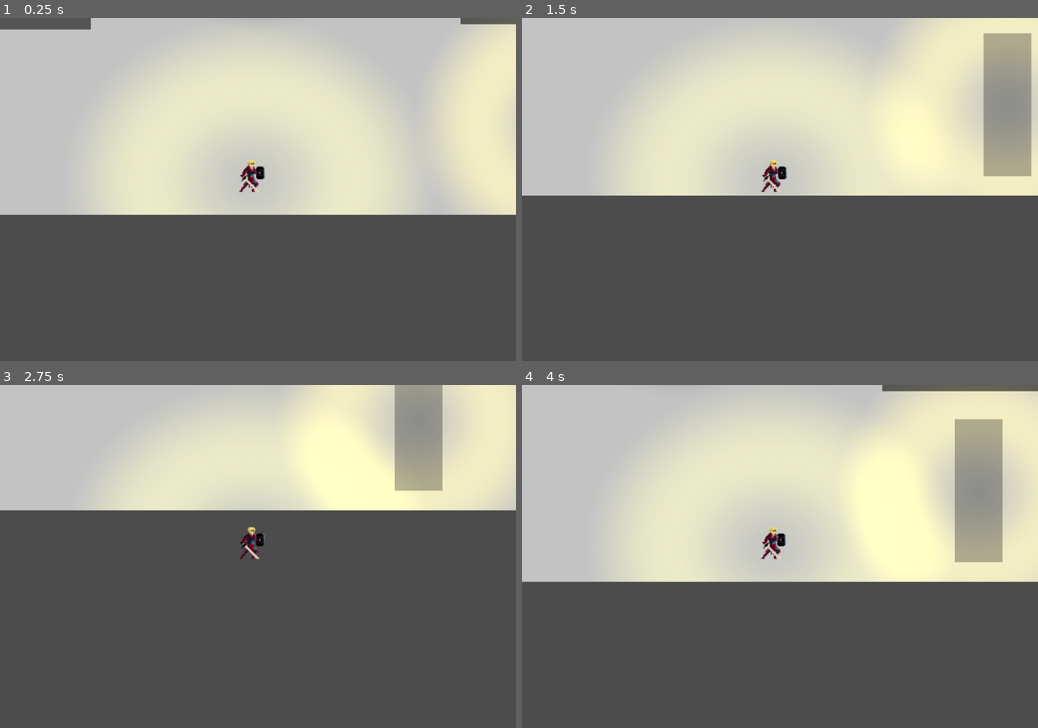
Above: before the commit, frames 1-4 (two rows, left to right).
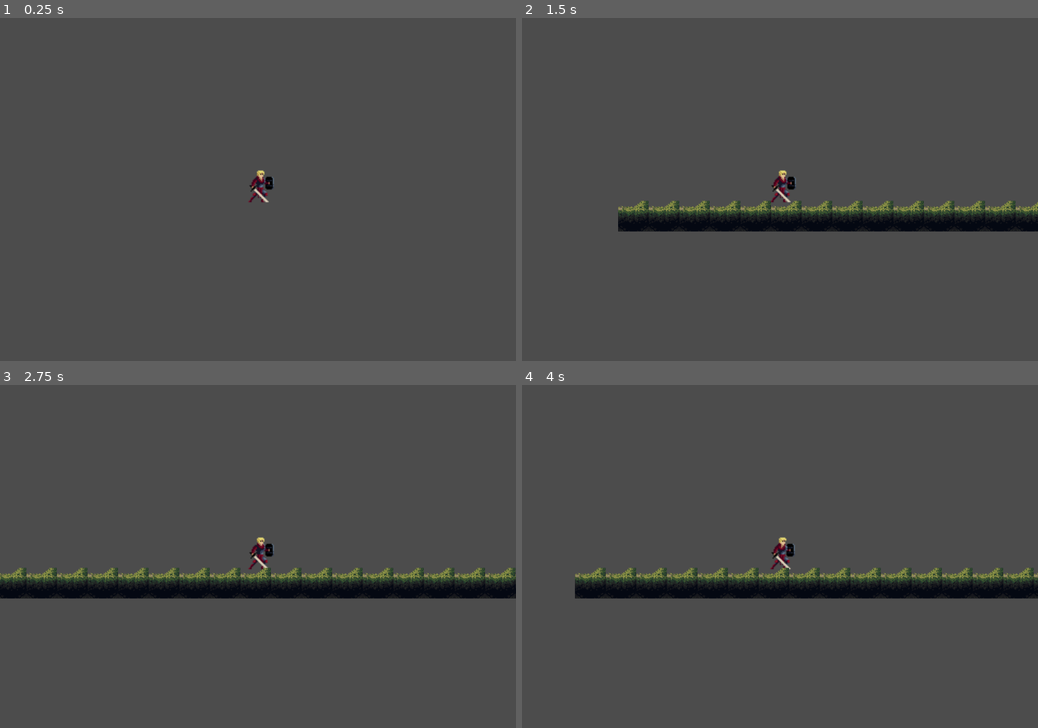
Above: after the commit, the same moments.

Repository: EmersonGGS/Fate-The-Broken-Thread-GameOffJam2021
Game: Godot game, scene res://Levels/LevelTemplate.tscn
The game is run twice, just before and just after one commit, with the same random seed, the same clock (stepped at 60 frames per second) and the same inputs. Before the commit the project starts from res://Scenes/PrototypeRoom.tscn.
Inputs:
- Up to frame 1 (0.25 s): no input
- Up to frame 2 (1.5 s): hold Right (right) 0.53-1.28 s; hold Down (down) from 1.28 s (still down)
- Up to frame 3 (2.75 s): release Down (down) at 2.03 s; hold Right (right) from 2.03 s (still down)
- Up to frame 4 (4 s): release Right (right) at 2.78 s; hold W (up) 2.78-3.53 s; hold A (left) from 3.53 s (still down)

The runs differ from the first frame. In frame 1, 57% of the frame differs, in the area x 0-100%, y 0-58%; in frame 2, 58%; in frame 3, 45%; in frame 4, 61%, in the area x 0-100%, y 0-63%.

Commit message:
Added a floor with collision

Diff:
--- /dev/null
+++ b/Levels/LevelTemplate.tscn
@@ -0,0 +1,67 @@
+[gd_scene load_steps=5 format=2]
+
+[ext_resource path="res://Assets/tilemap/SET1_Mainlev_build.png" type="Texture" id=1]
+[ext_resource path="res://Scenes/KnightPlayer.tscn" type="PackedScene" id=2]
+
+[sub_resource type="ConvexPolygonShape2D" id=1]
+points = PoolVector2Array( 0, 0, 64, 0, 64, 64, 0, 64 )
+
+[sub_resource type="TileSet" id=2]
+0/name = "SET1_Mainlev_build.png 0"
+0/texture = ExtResource( 1 )
+0/tex_offset = Vector2( 0, 0 )
+0/modulate = Color( 1, 1, 1, 1 )
+0/region = Rect2( 320, 192, 64, 64 )
+0/tile_mode = 0
+0/occluder_offset = Vector2( 0, 0 )
+0/navigation_offset = Vector2( 0, 0 )
+0/shape_offset = Vector2( 0, 0 )
+0/shape_transform = Transform2D( 1, 0, 0, 1, 0, 0 )
+0/shape = SubResource( 1 )
+0/shape_one_way = false
+0/shape_one_way_margin = 1.0
+0/shapes = [ {
+"autotile_coord": Vector2( 0, 0 ),
+"one_way": false,
+"one_way_margin": 1.0,
+"shape": SubResource( 1 ),
+"shape_transform": Transform2D( 1, 0, 0, 1, 0, 0 )
+} ]
+0/z_index = 0
+1/name = "SET1_Mainlev_build.png 1"
+1/texture = ExtResource( 1 )
+1/tex_offset = Vector2( 0, 0 )
+1/modulate = Color( 1, 1, 1, 1 )
+1/region = Rect2( 128, 0, 32, 32 )
+1/tile_mode = 1
+1/autotile/bitmask_mode = 0
+1/autotile/bitmask_flags = [  ]
+1/autotile/icon_coordinate = Vector2( 0, 0 )
+1/autotile/tile_size = Vector2( 32, 32 )
+1/autotile/spacing = 0
+1/autotile/occluder_map = [  ]
+1/autotile/navpoly_map = [  ]
+1/autotile/priority_map = [  ]
+1/autotile/z_index_map = [  ]
+1/occluder_offset = Vector2( 0, 0 )
+1/navigation_offset = Vector2( 0, 0 )
+1/shape_offset = Vector2( 0, 0 )
+1/shape_transform = Transform2D( 1, 0, 0, 1, 0, 0 )
+1/shape_one_way = false
+1/shape_one_way_margin = 0.0
+1/shapes = [  ]
+1/z_index = 0
+
+[node name="LevelTemplate" type="Node2D"]
+
+[node name="Player" parent="." instance=ExtResource( 2 )]
+position = Vector2( -94.6769, -959.861 )
+
+[node name="TileMap" type="TileMap" parent="."]
+tile_set = SubResource( 2 )
+show_collision = true
+compatibility_mode = true
+centered_textures = true
+cell_clip_uv = true
+format = 1
+tile_data = PoolIntArray( 720896, 0, 0, 720897, 0, 0, 720898, 0, 0, 720899, 0, 0, 720900, 0, 0, 720901, 0, 0, 720902, 0, 0, 720903, 0, 0, 720904, 0, 0, 720905, 0, 0, 720906, 0, 0, 720907, 0, 0, 720908, 0, 0, 720909, 0, 0, 720910, 0, 0, 720911, 0, 0, 720912, 0, 0, 720913, 0, 0, 720914, 0, 0, 720915, 0, 0 )
--- a/Scenes/KnightPlayer.tscn
+++ b/Scenes/KnightPlayer.tscn
@@ -1,11 +1,13 @@
-[gd_scene load_steps=5 format=2]
+[gd_scene load_steps=6 format=2]
 
 [ext_resource path="res://Scripts/PlayerMovement.gd" type="Script" id=1]
 [ext_resource path="res://Assets/Player/knight_idle_spritesheet.png" type="Texture" id=2]
 [ext_resource path="res://Assets/Player/LanternLightTexture.png" type="Texture" id=3]
 
-[sub_resource type="Animation" id=1]
-resource_name = "Idle"
+[sub_resource type="RectangleShape2D" id=1]
+extents = Vector2( 23.9357, 30.6204 )
+
+[sub_resource type="Animation" id=2]
 length = 1.4
 loop = true
 tracks/0/type = "value"
@@ -21,20 +23,23 @@
 "values": [ 0, 1, 2, 3, 4, 5, 6, 7, 8, 9, 10, 11, 12, 13 ]
 }
 
-[node name="KinematicBody2D" type="KinematicBody2D"]
+[node name="Player" type="KinematicBody2D"]
 position = Vector2( 228.16, 155.563 )
 script = ExtResource( 1 )
 
 [node name="CollisionShape2D" type="CollisionShape2D" parent="."]
+position = Vector2( 208.738, 466.891 )
+shape = SubResource( 1 )
 
 [node name="Sprite" type="Sprite" parent="."]
-position = Vector2( 204.307, 482.649 )
+position = Vector2( 208.738, 473.391 )
 scale = Vector2( 2.21071, 2.21071 )
 texture = ExtResource( 2 )
 hframes = 15
 
 [node name="Light2D" type="Light2D" parent="Sprite"]
-position = Vector2( 2.27531, 0.609711 )
+visible = false
+position = Vector2( 2.01164, -3.5639 )
 scale = Vector2( 0.5958, 0.521248 )
 texture = ExtResource( 3 )
 color = Color( 0.815686, 0.819608, 0.0941176, 1 )
@@ -43,8 +48,8 @@
 shadow_item_cull_mask = 513
 
 [node name="AnimationPlayer" type="AnimationPlayer" parent="."]
-anims/Idle = SubResource( 1 )
+anims/Idle = SubResource( 2 )
 
 [node name="Camera2D" type="Camera2D" parent="."]
-position = Vector2( 223.571, 504.224 )
+position = Vector2( 208.738, 473.391 )
 current = true
--- a/Scenes/PrototypeRoom.tscn
+++ b/Scenes/PrototypeRoom.tscn
@@ -12,6 +12,7 @@
 max_movement_speed = 20
 
 [node name="Background" type="RigidBody2D" parent="."]
+visible = false
 position = Vector2( -1463.69, 0 )
 physics_material_override = SubResource( 1 )
 gravity_scale = 0.0
@@ -32,5 +33,5 @@
 position = Vector2( 312.716, 91.5968 )
 
 [node name="KinematicBody2D" parent="." instance=ExtResource( 4 )]
-position = Vector2( -34.8838, 161.929 )
+position = Vector2( -498.642, 182.065 )
 collision_layer = 9
--- a/Scripts/PlayerMovement.gd
+++ b/Scripts/PlayerMovement.gd
@@ -1,8 +1,10 @@
 extends KinematicBody2D
 
-export (int) var speed = 200
+var velocity = Vector2.ZERO;
 
-var velocity = Vector2();
+export var speed = Vector2(300.0, 1000.0)
+
+export var gravity = 3000.0;
 
 func _ready():
 	$AnimationPlayer.play("Idle")
@@ -16,10 +18,12 @@
 		velocity.x -= 1
 	if Input.is_action_pressed("down"):
 		velocity.y += 1
-	if Input.is_action_pressed("up"):
+	if Input.is_action_pressed("space"):
 		velocity.y -= 1
 	velocity = velocity.normalized() * speed
 
-func _physics_process(delta):
-	get_input()
-	velocity = move_and_slide(velocity)
+func _physics_process(delta: float) -> void:
+		get_input()
+		velocity.y += gravity * delta
+		velocity.y = max(velocity.y, speed.y)
+		velocity = move_and_slide(velocity)
--- a/project.godot
+++ b/project.godot
@@ -11,7 +11,7 @@
 [application]
 
 config/name="GameOffJam2021"
-run/main_scene="res://Scenes/PrototypeRoom.tscn"
+run/main_scene="res://Levels/LevelTemplate.tscn"
 config/icon="res://icon.png"
 
 [display]
Binary file added: Assets/tilemap/SET1_Mainlev_build.png
Not shown, added: Assets/tilemap/SET1_Mainlev_build.png.import
